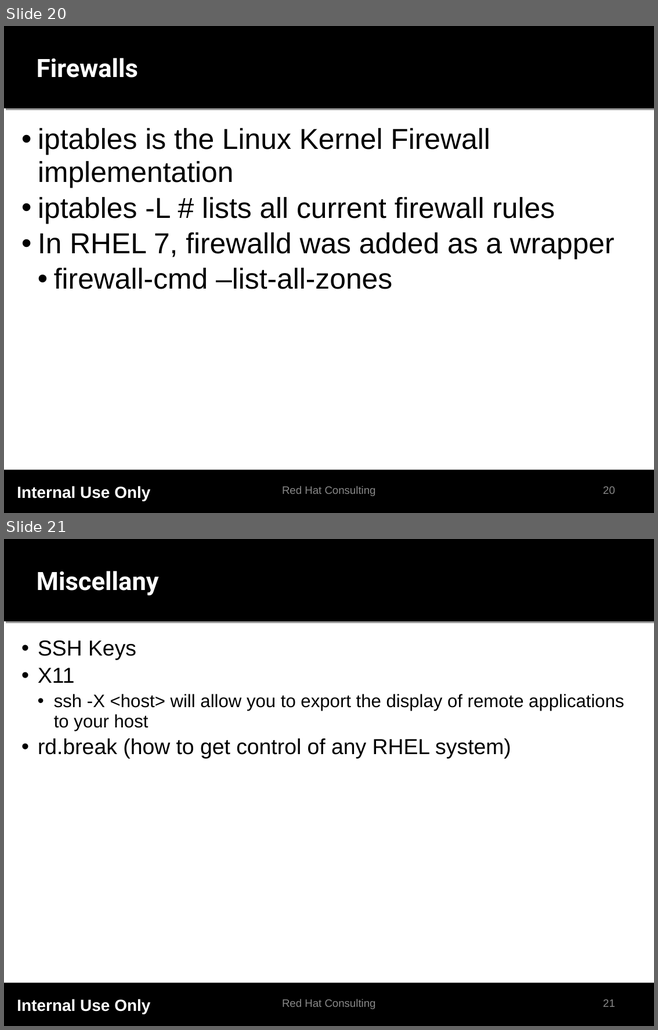
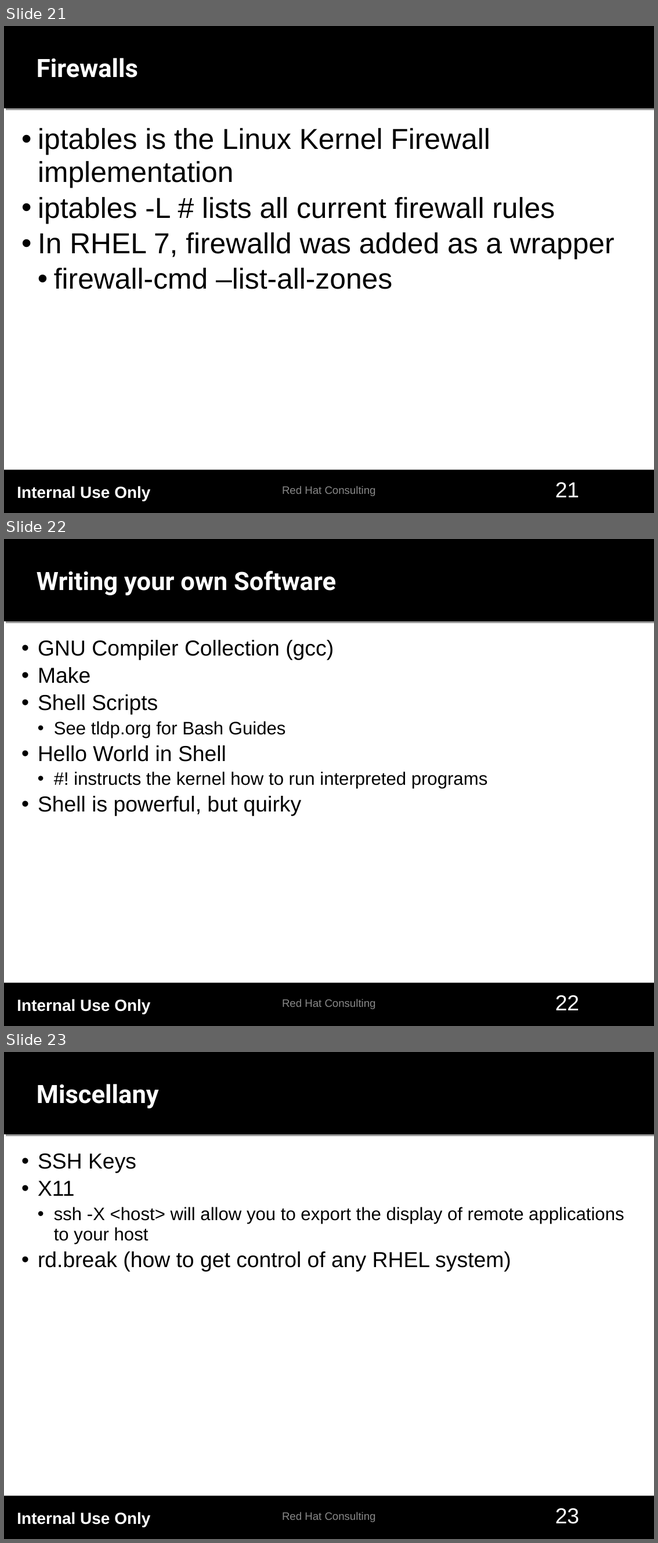
Before and after one commit to rstroop/nch-bootcamp, a slide deck: presentations/RHEL/RHEL_PRESENTATION.odp. Shown one above the other, each under a label of ours: slides 20 and 21 before the commit, slides 21, 22 and 23 after it. The pictures are 658x1030 and 658x1543 pixels, drawn with LibreOffice and Linux fonts; fonts in the diff are those of the drawing; background and template pictures are left out. Boxes give left, top, right and bottom in pixels: in the first picture for what was removed or moved away, otherwise in the second. Text is boxed around its words. In the diff, an @@ line names an element or a change of style, - is before the commit and + after.

```diff
--- a/presentations/RHEL/RHEL_PRESENTATION.odp
+++ b/presentations/RHEL/RHEL_PRESENTATION.odp
@@ slide 22 added at [4,539,654,1026], background picture (left out); not listed: 4 template elements that a slide beside it also shows @@
@@ title added at [36,571,336,596], 28 pt, text #FFFFFF, bold @@
+Writing your own Software
@@ text added at [38,640,488,816], 24 pt, text #000000 @@
+• GNU Compiler Collection (gcc)
+• Make
+• Shell Scripts
+  • See tldp.org for Bash Guides
+• Hello World in Shell
+  • #! instructs the kernel how to run interpreted programs
+• Shell is powerful, but quirky
@@ text added at [282,999,376,1009], 12 pt, text #898989 @@
+Red Hat Consulting
@@ page number added at [555,995,579,1011], 24 pt, text #FFFFFF @@
+22
@@ what was slide 20 is now slide 21 @@
@@ page number at [555,482,579,498]: text changed; size 12 to 24 pt; text colour #898989 to #FFFFFF @@
-20
+21
@@ what was slide 21 is now slide 23 @@
@@ page number at [555,1508,579,1524]: text changed; size 12 to 24 pt; text colour #898989 to #FFFFFF @@
-21
+23
```
Also in this commit, not shown: 8 slides changed, 1 other slide added, 1 other file.
